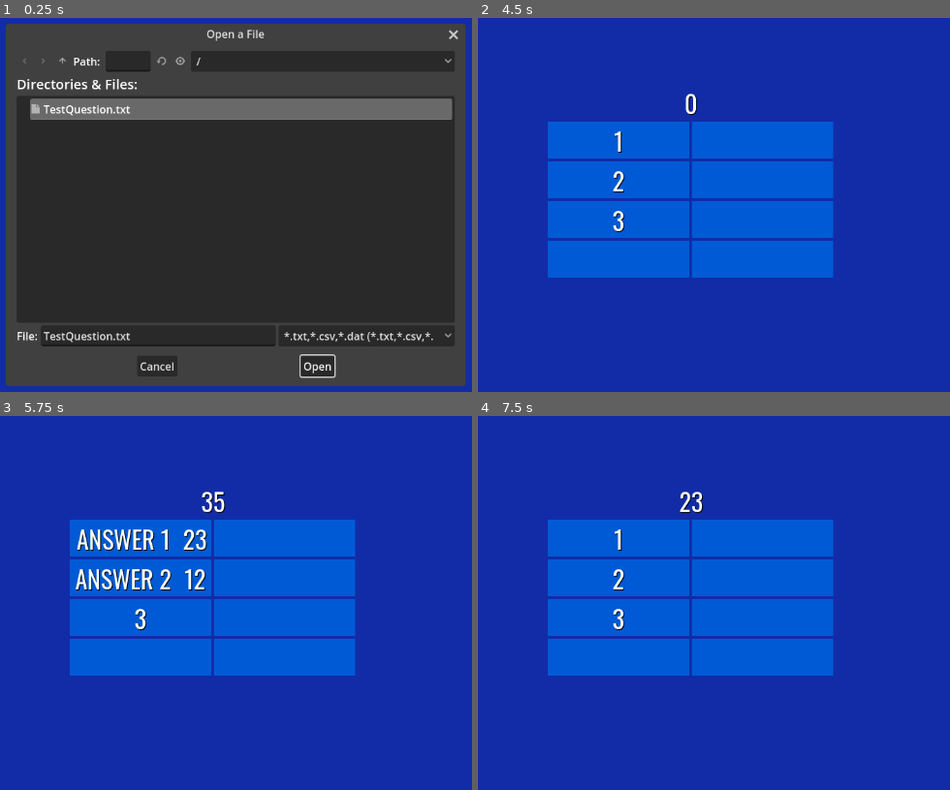
Above: before the commit, frames 1-4 (two rows, left to right).
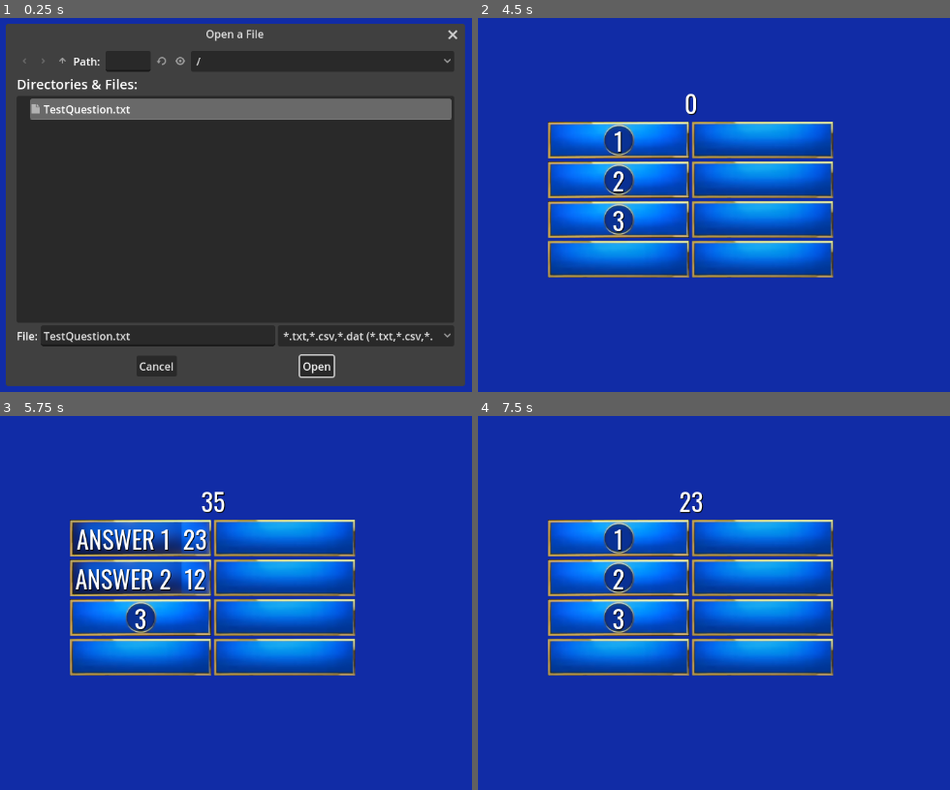
Above: after the commit, the same moments.

Repository: Javachup/godot-prototypes
Game: Godot game, scene res://root.tscn
Same seed, same stepped clock (60 frames per second), same inputs: the game is played once before the commit and once after it.
Inputs (mouse positions are in pixels of both pictures, inside the frame that each line leads up to):
- Up to frame 1 (0.25 s): no input
- Up to frame 2 (4.5 s): click (605, 62) at 0.52 s; type "12" at 0.6 s; click (520, 62) at 1.25 s; click (520, 62) at 2 s; click (539, 62) at 2.75 s; click (539, 62) at 3.5 s; click "Open" at 4.25 s
- Up to frame 3 (5.75 s): tap Enter at 5 s; tap 1 (Reveal1) at 5.1 s; tap 2 (Reveal2) at 5.3 s
- Up to frame 4 (7.5 s): tap 2 (Reveal2) at 5.85 s; tap 3 (Reveal3) at 6.05, 6.6 s; tap 4 (Reveal4) at 6.8, 7.35 s; tap Space (HideAll) at 7.25 s

The runs differ from the first frame. In frame 1, 0.9% of the frame differs, in the area x 29-99%, y 1-99%; in frame 2, 18%, in the area x 14-76%, y 27-70%; in frame 3, 16%; in frame 4, 18%.

Commit message:
adds an animation to the revealing

Diff:
--- a/FamilyFeud/Answer/answer.gd
+++ b/FamilyFeud/Answer/answer.gd
@@ -1,8 +1,5 @@
 class_name Answer
 extends Control
-
-@onready var reveal_side: Control = %"Reveal Side"
-@onready var hidden_side: Control = %"Hidden Side"
 
 @onready var real_answer: Label = %"Real Answer"
 @onready var real_number: Label = %"Real Number"
@@ -10,14 +7,16 @@
 var value: int = 0
 
 @onready var ding = %Ding
+@onready var anim = %Anim
 
 var is_real := false
+var is_hidden := true
 
 # returns 1 when made revealed, -1 when made hidden, and 0 when it isn't real
 func toggle_reveal() -> int:
 	if not is_real: return 0
 
-	if hidden_side.visible:
+	if is_hidden:
 		reveal()
 		return 1
 	else:
@@ -27,18 +26,18 @@
 func reveal():
 	if not is_real: return
 
-	hidden_side.visible = false
-	reveal_side.visible = true
-
+	anim.play("Reveal")
 	ding.play()
 
+	is_hidden = false
+
 func make_hidden():
-	hidden_side.visible = true
-	reveal_side.visible = false
+	anim.play("Hide")
+
+	is_hidden = true
 
 func make_not_real():
-	hidden_side.visible = false
-	reveal_side.visible = false
+	anim.play("NotReal")
 
 func set_answer(answer: String, number: int):
 	set_is_real(true)
--- a/FamilyFeud/Answer/answer.tscn
+++ b/FamilyFeud/Answer/answer.tscn
@@ -1,8 +1,193 @@
-[gd_scene load_steps=4 format=3 uid="uid://bc7d66mqp3h8g"]
+[gd_scene load_steps=17 format=3 uid="uid://bc7d66mqp3h8g"]
 
 [ext_resource type="Theme" uid="uid://b4b1doqhlrgh6" path="res://Themes/theme.tres" id="1_50q1h"]
 [ext_resource type="Script" path="res://Answer/answer.gd" id="2_4yhfq"]
+[ext_resource type="Texture2D" uid="uid://dibh1gsdkbjmj" path="res://Assets/Answer/NotReal.png" id="3_6ktw4"]
 [ext_resource type="AudioStream" uid="uid://comjoej0bb6m7" path="res://Assets/Sounds/Ding.mp3" id="3_gt1dx"]
+[ext_resource type="Texture2D" uid="uid://dunkhqstyidow" path="res://Assets/Answer/Revealed.png" id="3_iwjeo"]
+[ext_resource type="Texture2D" uid="uid://o3tqf38hoabb" path="res://Assets/Answer/Hidden.png" id="3_vs3rx"]
+[ext_resource type="Texture2D" uid="uid://bmbjgaradwd48" path="res://Assets/Answer/a1.png" id="6_60lyn"]
+[ext_resource type="Texture2D" uid="uid://cjj5o8vfe5kmh" path="res://Assets/Answer/a2.png" id="7_8wm1e"]
+[ext_resource type="Texture2D" uid="uid://cv8tn08vpjt3u" path="res://Assets/Answer/a3.png" id="8_3whjd"]
+[ext_resource type="Texture2D" uid="uid://c5qd6ouroylhp" path="res://Assets/Answer/a4.png" id="9_vdbne"]
+[ext_resource type="Texture2D" uid="uid://cuuqf6iuci07x" path="res://Assets/Answer/a6.png" id="10_wj5r8"]
+[ext_resource type="Texture2D" uid="uid://dq6oqhrwu55bh" path="res://Assets/Answer/a7.png" id="11_n4xnf"]
+
+[sub_resource type="Animation" id="Animation_kh4qs"]
+resource_name = "Reveal"
+length = 0.26667
+step = 0.0333333
+tracks/0/type = "value"
+tracks/0/imported = false
+tracks/0/enabled = true
+tracks/0/path = NodePath("TextureRect:texture")
+tracks/0/interp = 1
+tracks/0/loop_wrap = true
+tracks/0/keys = {
+"times": PackedFloat32Array(0, 0.0333333, 0.0666667, 0.1, 0.133333, 0.166667, 0.2, 0.233333),
+"transitions": PackedFloat32Array(1, 1, 1, 1, 1, 1, 1, 1),
+"update": 1,
+"values": [ExtResource("3_vs3rx"), ExtResource("6_60lyn"), ExtResource("7_8wm1e"), ExtResource("8_3whjd"), ExtResource("9_vdbne"), ExtResource("10_wj5r8"), ExtResource("11_n4xnf"), ExtResource("3_iwjeo")]
+}
+tracks/1/type = "value"
+tracks/1/imported = false
+tracks/1/enabled = true
+tracks/1/path = NodePath("Reveal Side:modulate")
+tracks/1/interp = 1
+tracks/1/loop_wrap = true
+tracks/1/keys = {
+"times": PackedFloat32Array(0, 0.2, 0.266667),
+"transitions": PackedFloat32Array(1, 1, 1),
+"update": 0,
+"values": [Color(1, 1, 1, 0), Color(1, 1, 1, 0), Color(1, 1, 1, 1)]
+}
+tracks/2/type = "value"
+tracks/2/imported = false
+tracks/2/enabled = true
+tracks/2/path = NodePath("Hidden Side:modulate")
+tracks/2/interp = 1
+tracks/2/loop_wrap = true
+tracks/2/keys = {
+"times": PackedFloat32Array(0, 0.133333, 0.2),
+"transitions": PackedFloat32Array(1, 1, 1),
+"update": 0,
+"values": [Color(1, 1, 1, 1), Color(1, 1, 1, 1), Color(1, 1, 1, 0)]
+}
+tracks/3/type = "value"
+tracks/3/imported = false
+tracks/3/enabled = true
+tracks/3/path = NodePath("Hidden Side/Number:position")
+tracks/3/interp = 1
+tracks/3/loop_wrap = true
+tracks/3/keys = {
+"times": PackedFloat32Array(0, 0.2),
+"transitions": PackedFloat32Array(1, 1),
+"update": 0,
+"values": [Vector2(0, -0.5), Vector2(0, 50)]
+}
+tracks/4/type = "value"
+tracks/4/imported = false
+tracks/4/enabled = true
+tracks/4/path = NodePath("Hidden Side/Number:scale")
+tracks/4/interp = 1
+tracks/4/loop_wrap = true
+tracks/4/keys = {
+"times": PackedFloat32Array(0, 0.2),
+"transitions": PackedFloat32Array(1, 1),
+"update": 0,
+"values": [Vector2(1, 1), Vector2(1, 0.1)]
+}
+
+[sub_resource type="Animation" id="Animation_hc07l"]
+resource_name = "Hide"
+length = 0.10001
+tracks/0/type = "value"
+tracks/0/imported = false
+tracks/0/enabled = true
+tracks/0/path = NodePath("TextureRect:texture")
+tracks/0/interp = 1
+tracks/0/loop_wrap = true
+tracks/0/keys = {
+"times": PackedFloat32Array(0),
+"transitions": PackedFloat32Array(1),
+"update": 1,
+"values": [ExtResource("3_vs3rx")]
+}
+tracks/1/type = "value"
+tracks/1/imported = false
+tracks/1/enabled = true
+tracks/1/path = NodePath("Reveal Side:modulate")
+tracks/1/interp = 1
+tracks/1/loop_wrap = true
+tracks/1/keys = {
+"times": PackedFloat32Array(0),
+"transitions": PackedFloat32Array(1),
+"update": 0,
+"values": [Color(1, 1, 1, 0)]
+}
+tracks/2/type = "value"
+tracks/2/imported = false
+tracks/2/enabled = true
+tracks/2/path = NodePath("Hidden Side/Number:scale")
+tracks/2/interp = 1
+tracks/2/loop_wrap = true
+tracks/2/keys = {
+"times": PackedFloat32Array(0),
+"transitions": PackedFloat32Array(1),
+"update": 0,
+"values": [Vector2(1, 1)]
+}
+tracks/3/type = "value"
+tracks/3/imported = false
+tracks/3/enabled = true
+tracks/3/path = NodePath("Hidden Side:modulate")
+tracks/3/interp = 1
+tracks/3/loop_wrap = true
+tracks/3/keys = {
+"times": PackedFloat32Array(0),
+"transitions": PackedFloat32Array(1),
+"update": 0,
+"values": [Color(1, 1, 1, 1)]
+}
+tracks/4/type = "value"
+tracks/4/imported = false
+tracks/4/enabled = true
+tracks/4/path = NodePath("Hidden Side/Number:position")
+tracks/4/interp = 1
+tracks/4/loop_wrap = true
+tracks/4/keys = {
+"times": PackedFloat32Array(0),
+"transitions": PackedFloat32Array(1),
+"update": 0,
+"values": [Vector2(0, -0.5)]
+}
+
+[sub_resource type="Animation" id="Animation_yl6tw"]
+resource_name = "NotReal"
+length = 0.10001
+tracks/0/type = "value"
+tracks/0/imported = false
+tracks/0/enabled = true
+tracks/0/path = NodePath("TextureRect:texture")
+tracks/0/interp = 1
+tracks/0/loop_wrap = true
+tracks/0/keys = {
+"times": PackedFloat32Array(0),
+"transitions": PackedFloat32Array(1),
+"update": 1,
+"values": [ExtResource("3_6ktw4")]
+}
+tracks/1/type = "value"
+tracks/1/imported = false
+tracks/1/enabled = true
+tracks/1/path = NodePath("Reveal Side:modulate")
+tracks/1/interp = 1
+tracks/1/loop_wrap = true
+tracks/1/keys = {
+"times": PackedFloat32Array(0),
+"transitions": PackedFloat32Array(1),
+"update": 0,
+"values": [Color(1, 1, 1, 0)]
+}
+tracks/2/type = "value"
+tracks/2/imported = false
+tracks/2/enabled = true
+tracks/2/path = NodePath("Hidden Side:modulate")
+tracks/2/interp = 1
+tracks/2/loop_wrap = true
+tracks/2/keys = {
+"times": PackedFloat32Array(0),
+"transitions": PackedFloat32Array(1),
+"update": 0,
+"values": [Color(1, 1, 1, 0)]
+}
+
+[sub_resource type="AnimationLibrary" id="AnimationLibrary_yvyms"]
+_data = {
+"Hide": SubResource("Animation_hc07l"),
+"NotReal": SubResource("Animation_yl6tw"),
+"Reveal": SubResource("Animation_kh4qs")
+}
 
 [node name="Answer" type="Control"]
 custom_minimum_size = Vector2(210, 55)
@@ -25,9 +210,20 @@
 grow_vertical = 2
 color = Color(0, 0.353963, 0.833228, 1)
 
+[node name="TextureRect" type="TextureRect" parent="."]
+custom_minimum_size = Vector2(210, 55)
+layout_mode = 1
+anchors_preset = 15
+anchor_right = 1.0
+anchor_bottom = 1.0
+grow_horizontal = 2
+grow_vertical = 2
+texture = ExtResource("3_vs3rx")
+expand_mode = 1
+
 [node name="Reveal Side" type="Control" parent="."]
 unique_name_in_owner = true
-visible = false
+modulate = Color(1, 1, 1, 0)
 layout_mode = 1
 anchors_preset = 15
 anchor_right = 1.0
@@ -67,7 +263,6 @@
 
 [node name="Hidden Side" type="Control" parent="."]
 unique_name_in_owner = true
-visible = false
 layout_mode = 1
 anchors_preset = 15
 anchor_right = 1.0
@@ -81,6 +276,8 @@
 anchors_preset = 15
 anchor_right = 1.0
 anchor_bottom = 1.0
+offset_top = -0.5
+offset_bottom = 0.500107
 grow_horizontal = 2
 grow_vertical = 2
 text = "1"
@@ -88,6 +285,12 @@
 vertical_alignment = 1
 uppercase = true
 
+[node name="Anim" type="AnimationPlayer" parent="."]
+unique_name_in_owner = true
+libraries = {
+"": SubResource("AnimationLibrary_yvyms")
+}
+
 [node name="Ding" type="AudioStreamPlayer" parent="."]
 unique_name_in_owner = true
 stream = ExtResource("3_gt1dx")
--- a/FamilyFeud/AnswerManager/answer_manager.tscn
+++ b/FamilyFeud/AnswerManager/answer_manager.tscn
@@ -1,32 +1,8 @@
-[gd_scene load_steps=12 format=3 uid="uid://d00h0posy3hnu"]
+[gd_scene load_steps=4 format=3 uid="uid://d00h0posy3hnu"]
 
 [ext_resource type="Script" path="res://AnswerManager/answer_manager.gd" id="1_ae0rn"]
 [ext_resource type="PackedScene" uid="uid://bc7d66mqp3h8g" path="res://Answer/answer.tscn" id="1_gq7v7"]
 [ext_resource type="Theme" uid="uid://b4b1doqhlrgh6" path="res://Themes/theme.tres" id="3_r577l"]
-
-[sub_resource type="ViewportTexture" id="ViewportTexture_jita2"]
-viewport_path = NodePath("SubViewport")
-
-[sub_resource type="ViewportTexture" id="ViewportTexture_pdd54"]
-viewport_path = NodePath("SubViewport")
-
-[sub_resource type="ViewportTexture" id="ViewportTexture_noniw"]
-viewport_path = NodePath("SubViewport")
-
-[sub_resource type="ViewportTexture" id="ViewportTexture_6ir8o"]
-viewport_path = NodePath("SubViewport")
-
-[sub_resource type="ViewportTexture" id="ViewportTexture_x4q7b"]
-viewport_path = NodePath("SubViewport")
-
-[sub_resource type="ViewportTexture" id="ViewportTexture_dvmxp"]
-viewport_path = NodePath("SubViewport")
-
-[sub_resource type="ViewportTexture" id="ViewportTexture_71ahd"]
-viewport_path = NodePath("SubViewport")
-
-[sub_resource type="ViewportTexture" id="ViewportTexture_keoqu"]
-viewport_path = NodePath("SubViewport")
 
 [node name="AnswerManager" type="Control" node_paths=PackedStringArray("answers")]
 layout_mode = 3
@@ -52,9 +28,6 @@
 offset_right = 210.0
 offset_bottom = 55.0
 
-[node name="TextureRect" parent="Answer1" index="4"]
-texture = SubResource("ViewportTexture_jita2")
-
 [node name="Answer5" parent="." instance=ExtResource("1_gq7v7")]
 layout_mode = 2
 anchors_preset = 0
@@ -67,9 +40,6 @@
 [node name="Number" parent="Answer5/Hidden Side" index="0"]
 text = "5"
 
-[node name="TextureRect" parent="Answer5" index="4"]
-texture = SubResource("ViewportTexture_pdd54")
-
 [node name="Answer2" parent="." instance=ExtResource("1_gq7v7")]
 layout_mode = 2
 anchors_preset = 0
@@ -81,9 +51,6 @@
 
 [node name="Number" parent="Answer2/Hidden Side" index="0"]
 text = "2"
-
-[node name="TextureRect" parent="Answer2" index="4"]
-texture = SubResource("ViewportTexture_noniw")
 
 [node name="Answer6" parent="." instance=ExtResource("1_gq7v7")]
 layout_mode = 2
@@ -98,9 +65,6 @@
 [node name="Number" parent="Answer6/Hidden Side" index="0"]
 text = "6"
 
-[node name="TextureRect" parent="Answer6" index="4"]
-texture = SubResource("ViewportTexture_6ir8o")
-
 [node name="Answer3" parent="." instance=ExtResource("1_gq7v7")]
 layout_mode = 2
 anchors_preset = 0
@@ -112,9 +76,6 @@
 
 [node name="Number" parent="Answer3/Hidden Side" index="0"]
 text = "3"
-
-[node name="TextureRect" parent="Answer3" index="4"]
-texture = SubResource("ViewportTexture_x4q7b")
 
 [node name="Answer7" parent="." instance=ExtResource("1_gq7v7")]
 layout_mode = 2
@@ -129,9 +90,6 @@
 [node name="Number" parent="Answer7/Hidden Side" index="0"]
 text = "7"
 
-[node name="TextureRect" parent="Answer7" index="4"]
-texture = SubResource("ViewportTexture_dvmxp")
-
 [node name="Answer4" parent="." instance=ExtResource("1_gq7v7")]
 layout_mode = 2
 anchors_preset = 0
@@ -143,9 +101,6 @@
 
 [node name="Number" parent="Answer4/Hidden Side" index="0"]
 text = "4"
-
-[node name="TextureRect" parent="Answer4" index="4"]
-texture = SubResource("ViewportTexture_71ahd")
 
 [node name="Answer8" parent="." instance=ExtResource("1_gq7v7")]
 layout_mode = 2
@@ -159,9 +114,6 @@
 
 [node name="Number" parent="Answer8/Hidden Side" index="0"]
 text = "8"
-
-[node name="TextureRect" parent="Answer8" index="4"]
-texture = SubResource("ViewportTexture_keoqu")
 
 [node name="Score" type="Label" parent="."]
 unique_name_in_owner = true
Binary file added: FamilyFeud/Assets/Answer/Hidden.png
Not shown, added: FamilyFeud/Assets/Answer/Hidden.png.import
Renamed: FamilyFeud/Assets/Hidden_Answer.png -> FamilyFeud/Assets/Answer/NotReal.png
Not shown, added: FamilyFeud/Assets/Answer/NotReal.png.import
Binary file added: FamilyFeud/Assets/Answer/Revealed.png
Not shown, changed: FamilyFeud/Assets/Answer/Revealed.png.import
Binary file added: FamilyFeud/Assets/Answer/a1.png
Not shown, added: FamilyFeud/Assets/Answer/a1.png.import
Binary file added: FamilyFeud/Assets/Answer/a2.png
Not shown, added: FamilyFeud/Assets/Answer/a2.png.import
Binary file added: FamilyFeud/Assets/Answer/a3.png
Not shown, added: FamilyFeud/Assets/Answer/a3.png.import
(and 10 more such lines)
